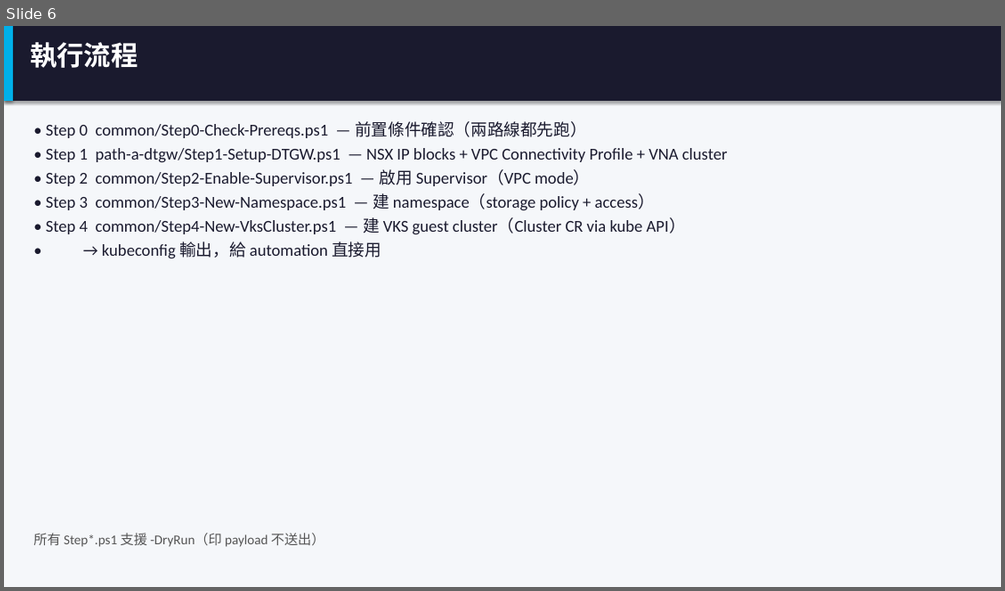
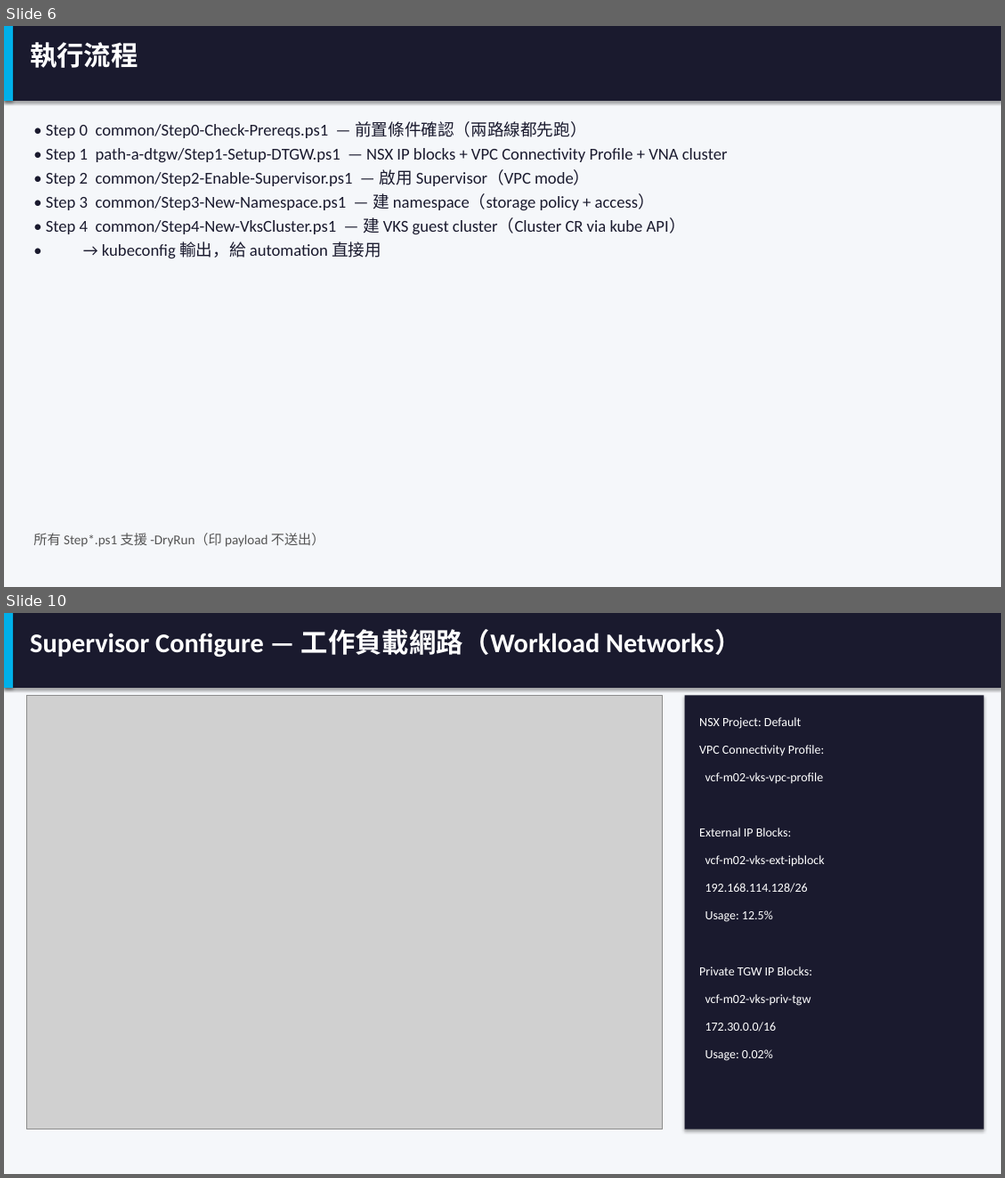
Before and after one commit to kostenyang/vcf9.1vks, a slide deck: VKS-on-VCF91.pptx. Shown one above the other, each under a label of ours: slide 6 before the commit, slides 6 and 10 after it; the slides between them are not shown. The pictures are 1005x591 and 1005x1178 pixels, drawn with LibreOffice and Linux fonts; fonts in the diff are those of the drawing; grey boxes stand for pictures. Boxes give left, top, right and bottom in pixels: in the first picture for what was removed or moved away, otherwise in the second. Text is boxed around its words. In the diff, an @@ line names an element or a change of style, - is before the commit and + after.

```diff
--- a/VKS-on-VCF91.pptx
+++ b/VKS-on-VCF91.pptx
@@ slide 10 added at bbox=[4, 613, 1001, 1174], background #FFFFFF @@
@@ rectangle added at bbox=[4, 613, 1001, 1174], fill #F5F7FA @@
@@ rectangle added at bbox=[4, 613, 1001, 688], fill #1A1A2E @@
@@ rectangle added at bbox=[4, 613, 13, 688], fill #00B0EA @@
@@ text added at bbox=[30, 629, 741, 657], 26 pt, text #FFFFFF, bold @@
+Supervisor Configure — 工作負載網路（Workload Networks）
@@ picture added at bbox=[26, 695, 662, 1129] @@
@@ rectangle added at bbox=[685, 695, 984, 1129], fill #1A1A2E @@
@@ text added at bbox=[699, 717, 801, 729], 12 pt, text #FFFFFF @@
+NSX Project: Default
@@ text added at bbox=[699, 745, 825, 756], 12 pt, text #FFFFFF @@
+VPC Connectivity Profile:
@@ text added at bbox=[705, 772, 824, 784], 12 pt, text #FFFFFF @@
+vcf-m02-vks-vpc-profile
@@ text added at bbox=[699, 827, 792, 836], 12 pt, text #FFFFFF @@
+External IP Blocks:
@@ text added at bbox=[705, 855, 825, 867], 12 pt, text #FFFFFF @@
+vcf-m02-vks-ext-ipblock
@@ text added at bbox=[705, 883, 808, 892], 12 pt, text #FFFFFF @@
+192.168.114.128/26
@@ text added at bbox=[705, 910, 773, 922], 12 pt, text #FFFFFF @@
+Usage: 12.5%
@@ text added at bbox=[699, 966, 813, 975], 12 pt, text #FFFFFF @@
+Private TGW IP Blocks:
@@ text added at bbox=[705, 994, 811, 1005], 12 pt, text #FFFFFF @@
+vcf-m02-vks-priv-tgw
@@ text added at bbox=[705, 1022, 777, 1031], 12 pt, text #FFFFFF @@
+172.30.0.0/16
@@ text added at bbox=[705, 1049, 773, 1061], 12 pt, text #FFFFFF @@
+Usage: 0.02%
```
Also in this commit, not shown: 1 slide changed, 4 other slides added, 25 other files.
